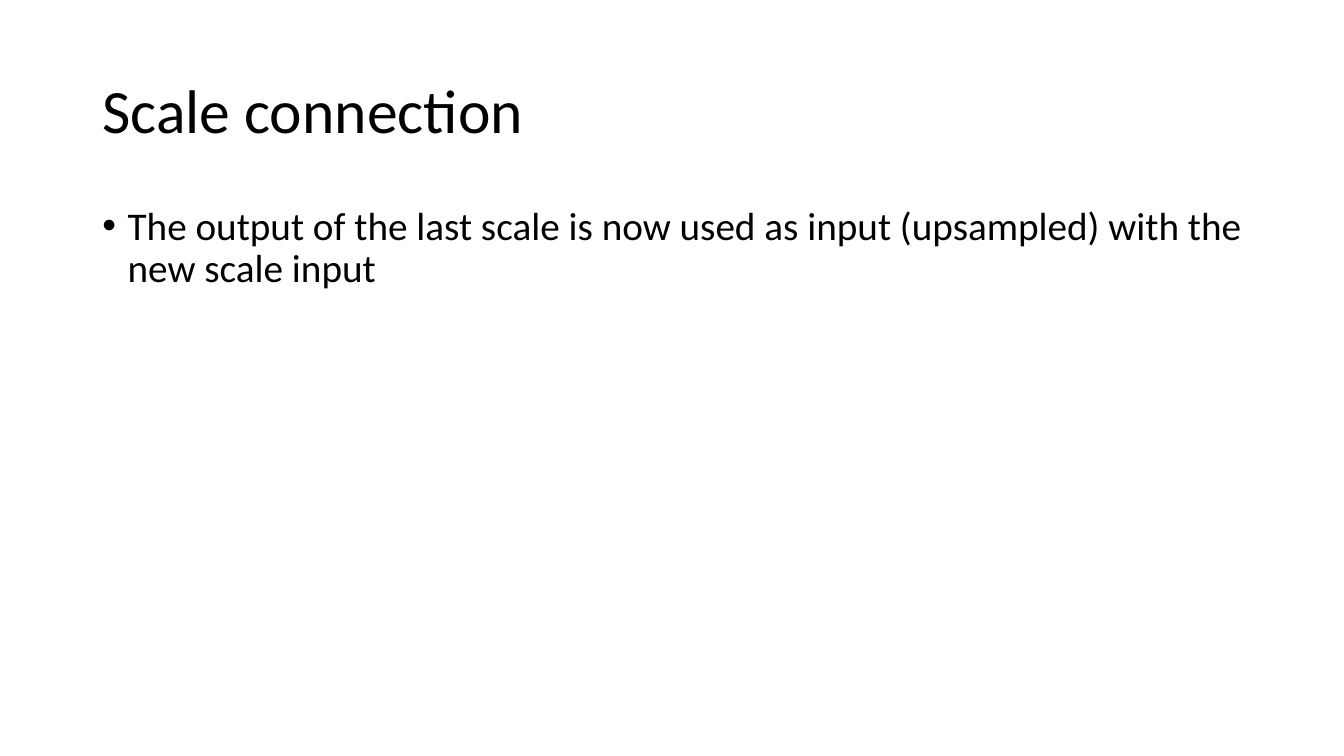
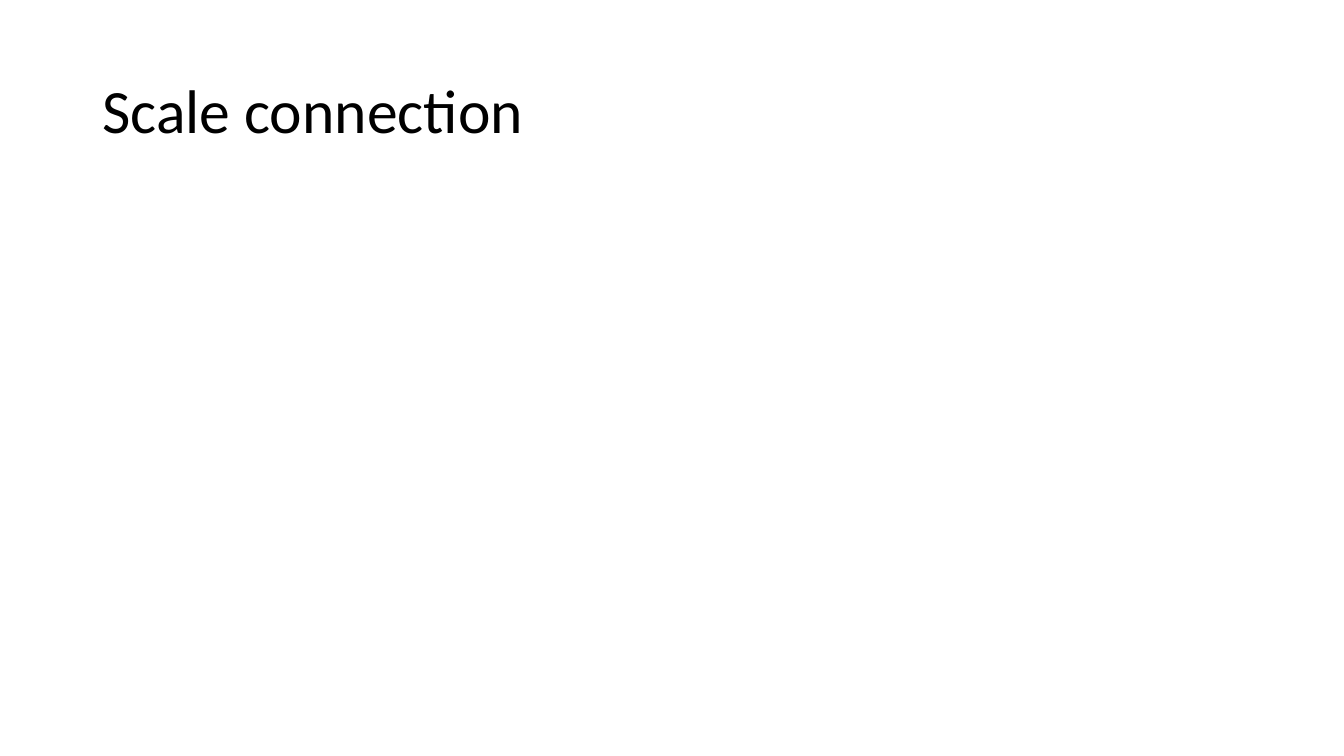
Before and after one commit to Tomlevron/Digital-image-processing, a slide deck: slide 18 of Slideshow/Scale-recurrent network for deblurring.pptx (slide 15 before the commit). Drawn at 1344x756 pixels with LibreOffice and Linux fonts; fonts in the diff are those of the drawing; grey boxes stand for pictures. Boxes give left, top, right and bottom in pixels: in the first picture for what was removed or moved away, otherwise in the second. Text is boxed around its words. In the diff, an @@ line names an element or a change of style, - is before the commit and + after.

```diff
--- a/Slideshow/Scale-recurrent network for deblurring.pptx
+++ b/Slideshow/Scale-recurrent network for deblurring.pptx
@@ text removed at box(128, 211, 1241, 289) @@
-• The output of the last scale is now used as input (upsampled) with the new scale input
```
Also in this commit, not shown: 3 other slides changed, 1 slide added, 1 slide removed.
